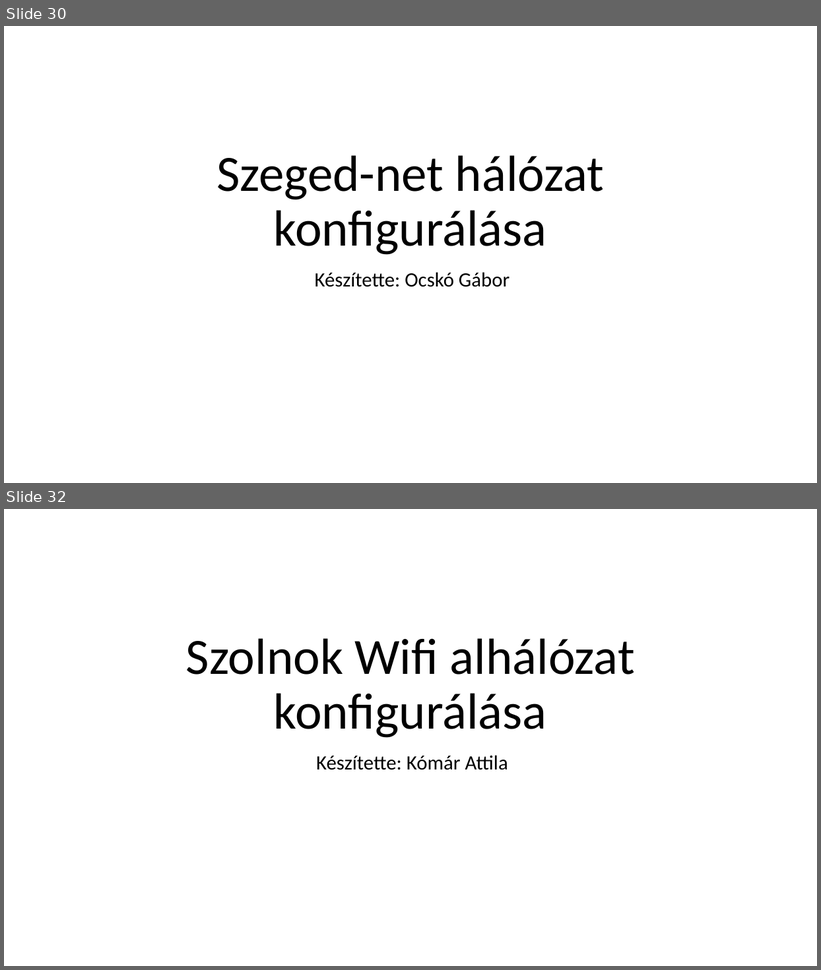
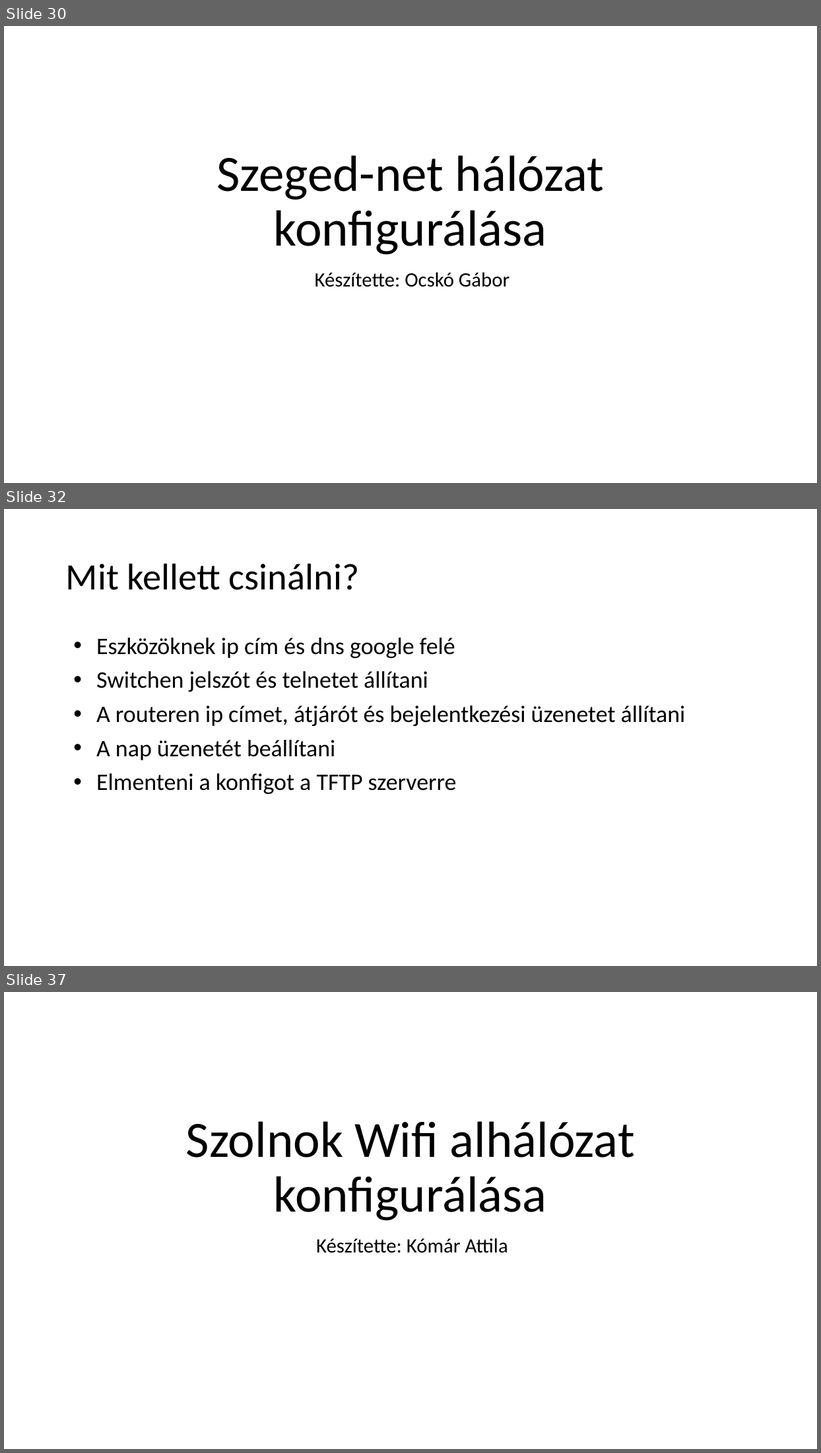
Before and after one commit to I-Izumi/School-project-network, a slide deck: Prezentációk/School_projects_ppt.pptx. Shown one above the other, each under a label of ours: slides 30 and 32 before the commit, slides 30, 32 and 37 after it; the slides between them are not shown. The pictures are 821x970 and 821x1453 pixels, drawn with LibreOffice and Linux fonts; fonts in the diff are those of the drawing. Boxes give left, top, right and bottom in pixels: in the first picture for what was removed or moved away, otherwise in the second. Text is boxed around its words. In the diff, an @@ line names an element or a change of style, - is before the commit and + after.

```diff
--- a/Prezentációk/School_projects_ppt.pptx
+++ b/Prezentációk/School_projects_ppt.pptx
@@ slide 32 added at [4, 509, 817, 966], background #FFFFFF @@
@@ title added at [66, 563, 359, 590], 44 pt, text #000000 @@
+Mit kellett csinálni?
@@ text added at [96, 638, 686, 794], 28 pt, text #000000 @@
+• Eszközöknek ip cím és dns google felé
+• Switchen jelszót és telnetet állítani
+• A routeren ip címet, átjárót és bejelentkezési üzenetet állítani
+• A nap üzenetét beállítani
+• Elmenteni a konfigot a TFTP szerverre
@@ what was slide 32 is now slide 37 @@
```
Also in this commit, not shown: 14 other slides added, 1 slide removed.
